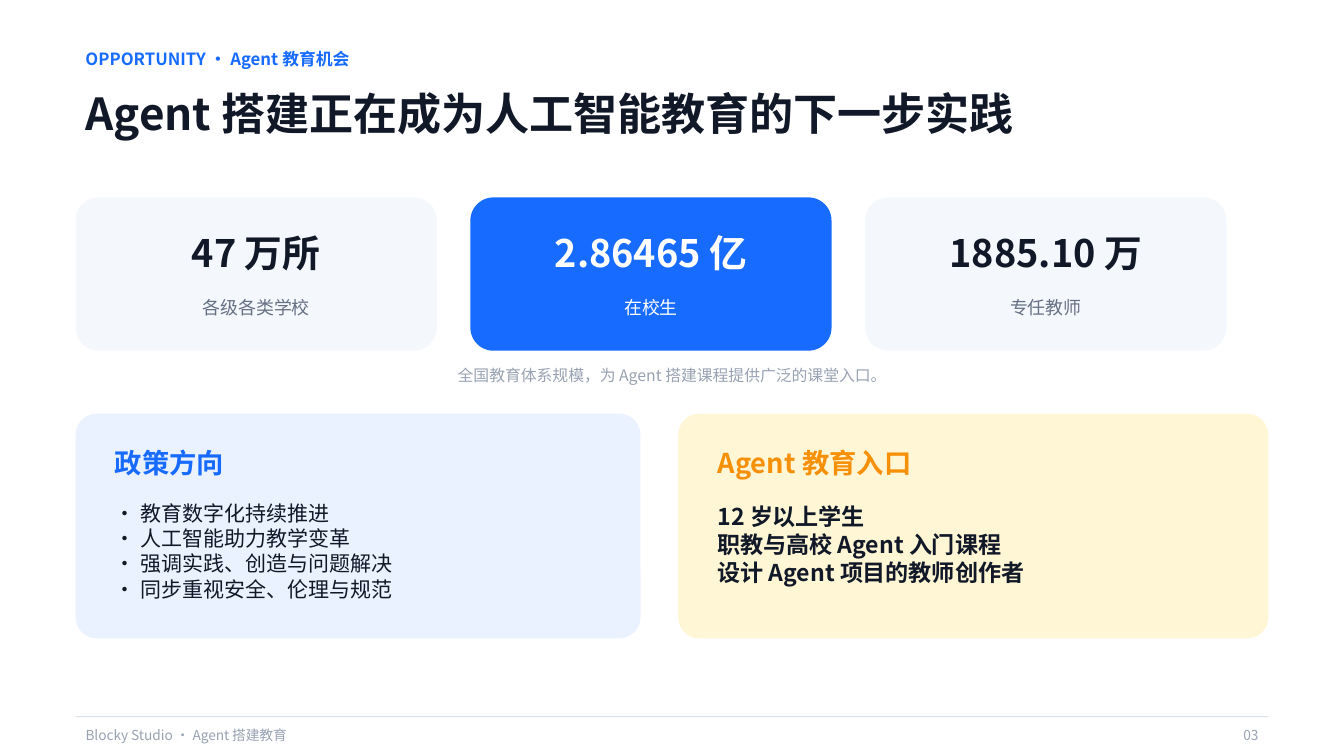
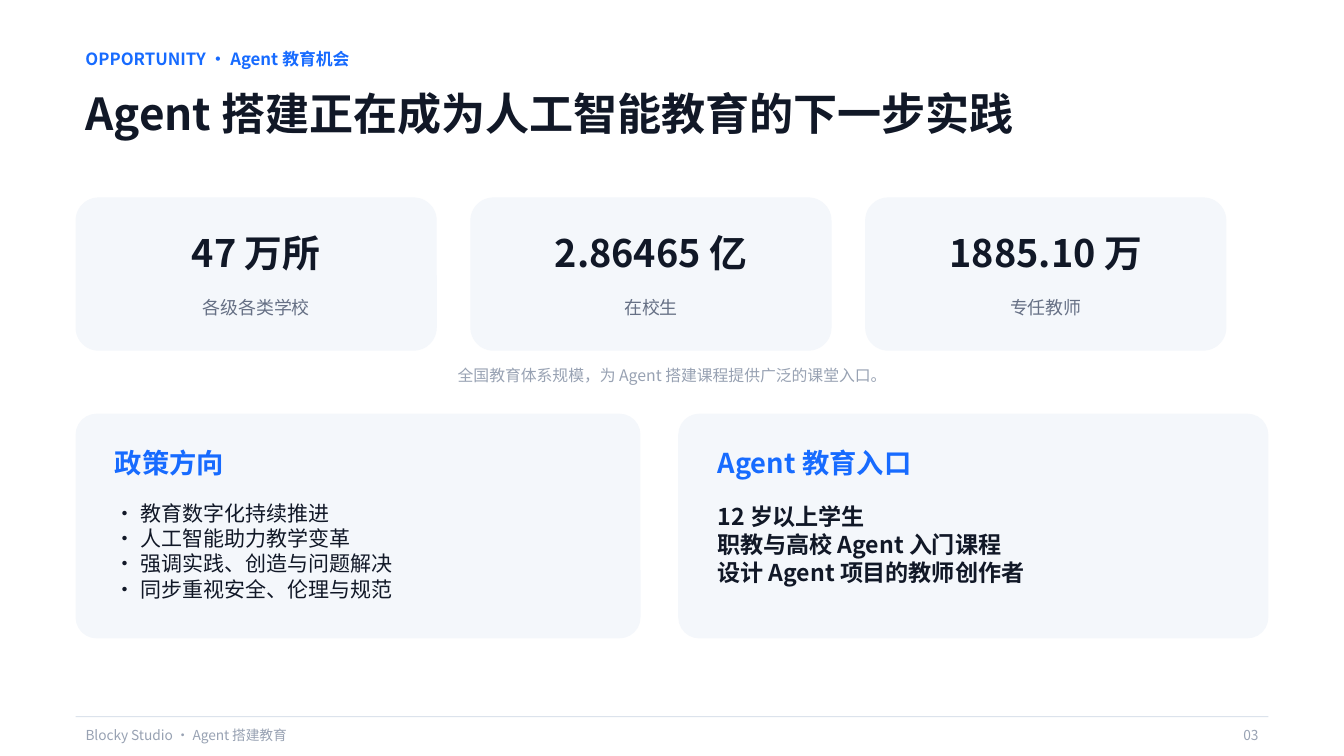
Before and after one commit to q2955161835-debug/Blocky-AI, a slide deck: slide 3 of PPT与商业计划书/Blocky-Studio-息壤杯-AI+教育.pptx. Drawn at 1344x756 pixels with LibreOffice and Linux fonts; fonts in the diff are those of the drawing. Boxes give left, top, right and bottom in pixels: in the first picture for what was removed or moved away, otherwise in the second. Text is boxed around its words. In the diff, an @@ line names an element or a change of style, - is before the commit and + after.

Commit message:
docs: unify competition deck color semantics

```diff
--- a/PPT与商业计划书/Blocky-Studio-息壤杯-AI+教育.pptx
+++ b/PPT与商业计划书/Blocky-Studio-息壤杯-AI+教育.pptx
@@ rounded rectangle at [471, 198, 832, 351]: fill #176BFF to #F4F7FB @@
@@ text "2.86465 亿" at [555, 235, 747, 271]: text colour #FFFFFF to #111827 @@
@@ text "在校生" at [624, 299, 678, 316]: text colour #FFFFFF to #667085 @@
@@ rounded rectangle at [679, 413, 1268, 638]: fill #FFF6D6 to #F4F7FB @@
@@ text "Agent 教育入口" at [718, 449, 911, 480]: text colour #F79009 to #176BFF @@
```
Also in this commit, not shown: 12 other slides changed, 1 other file.
